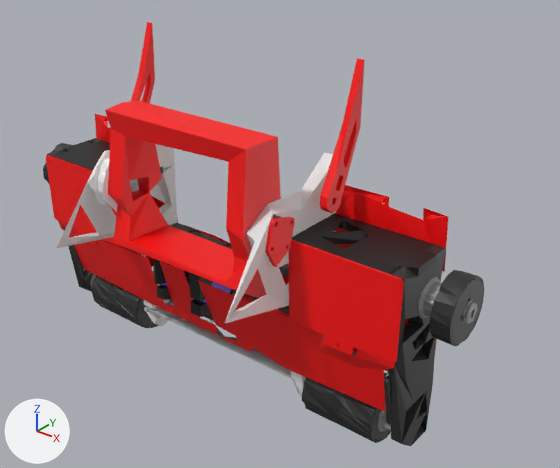
Two versions of the glTF model public/rigs/executioner/rig.lod1.glb, one commit apart.
Rendered twice from a 50 mm lens placed at (0.608, -0.458, 0.451), pointed at (0.257, -0.02, 0.179). Arrows for +X, +Y and +Z are at lower left; the lights stay in place. The picture after the commit comes second. Where no turn or scale is listed for an object, it has been applied to the vertices.

In view in the first picture: 'Central_Top_Plate_1', 'Core_Upright_Rail_Right_1', 'Front_Top_Plate_Left_1', 'Front_Top_Plate_Right_1', 'Front_Wall_Right_1', 'Left_Bottom_Plate_Mirror_1', 'MK3_Cast_Front_Wheels_v6_Mirror_1', 'MK3_Cast_Rear_Wheels_v9_1', 'MK3_Cast_Rear_Wheels_v9_1_1', 'Outer_Wall_Rail_Right_1', 'Revised-asymmetrical_weapon_v1_1', 'Rhino_Fork_v13_v2_2' and 13 more.
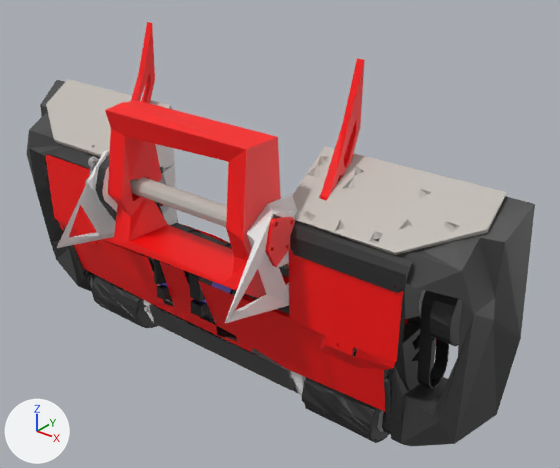
Boxes [x1, y1, x2, y2] around the edits, measured in the pictures (560 x 468 px):
'Component148_1', added
    after: [294, 179, 535, 446]
'Component158_1', added
    after: [292, 146, 507, 255]
'Component159_1', added
    after: [46, 79, 172, 157]
'Component151_1', added (black)
    after: [290, 223, 412, 293]
'Component149_1', added
    after: [26, 80, 100, 286]
'Component145_1', added
    after: [149, 300, 298, 393]
'Component157_1', added
    after: [130, 177, 227, 227]
'Component154_1', added (black)
    after: [417, 291, 449, 389]
'Component153_1', added
    after: [95, 154, 164, 272]
'Component155_1', added (mostly hidden)
    after: [382, 374, 391, 434]
'Component147_1', added (mostly hidden)
    after: [85, 156, 98, 184]
'Front_Wall_Right_1', unchanged, covered by the edit
    before: [292, 213, 437, 276]
'MK3_Cast_Front_Wheels_v6_Mirror_1', unchanged, covered by the edit
    before: [419, 270, 484, 346]
    after: [419, 290, 462, 346]
'Left_Bottom_Plate_Mirror_1', unchanged, covered by the edit
    before: [335, 185, 448, 359]
    after: [405, 319, 436, 359]
'Rear_Central_Frame_Rail_1', unchanged, covered by the edit
    both: [144, 301, 300, 383]

Diff of the bpy script that builds the scene:
```diff
--- a/public/rigs/executioner/rig.lod1.glb.py
+++ b/public/rigs/executioner/rig.lod1.glb.py
@@ ob_component159_1 @@
+ob_component159_1 = bpy.data.objects.new('Component159_1', me_component159_1)  # 66 vertices, 167 faces; spans x -0.0723..0.0723, y -0.0291..0.0291, z -0.0201..0.0201; in mat_c9 (light grey #bfbab3)
+ob_component159_1.location = (0.0479, -0.0276, 0.2352)
@@ ob_component158_1 @@
+ob_component158_1 = bpy.data.objects.new('Component158_1', me_component158_1)  # 76 vertices, 190 faces; spans x -0.0728..0.0728, y -0.0294..0.0294, z -0.0198..0.0198; in mat_c9 (light grey #bfbab3)
+ob_component158_1.location = (0.3588, -0.0277, 0.235)
@@ ob_component157_1 @@
+ob_component157_1 = bpy.data.objects.new('Component157_1', me_component157_1)  # 26 vertices, 48 faces; spans x -0.095..0.095, y -0.008..0.008, z -0.008..0.008; in mat_c9 (light grey #bfbab3)
+ob_component157_1.location = (0.2032, -0.073, 0.2113)
@@ ob_component155_1 @@
+ob_component155_1 = bpy.data.objects.new('Component155_1', me_component155_1)  # 69 vertices, 138 faces; spans x -0.0048..0.0048, y -0.0162..0.0162, z -0.0418..0.0418; in mat_c6 (black #272727)
+ob_component155_1.location = (0.3761, -0.02, 0.0848)
@@ ob_component154_1 @@
+ob_component154_1 = bpy.data.objects.new('Component154_1', me_component154_1)  # 39 vertices, 78 faces; spans x -0.0048..0.0048, y -0.0162..0.0162, z -0.044..0.044; in mat_c6 (black #272727)
+ob_component154_1.location = (0.4002, -0.0198, 0.1416)
@@ ob_component153_1 @@
+ob_component153_1 = bpy.data.objects.new('Component153_1', me_component153_1)  # 25 vertices, 50 faces; spans x -0.0048..0.0048, y -0.0378..0.0378, z -0.0678..0.0678; in mat_c6 (black #272727)
+ob_component153_1.location = (0.1348, -0.0606, 0.1687)
@@ ob_component151_1 @@
+ob_component151_1 = bpy.data.objects.new('Component151_1', me_component151_1)  # 31 vertices, 70 faces; spans x -0.0474..0.0474, y -0.0035..0.0035, z -0.0111..0.0111; in mat_c7 (black #2c2c2c)
+ob_component151_1.location = (0.349, -0.06, 0.2042)
@@ ob_component149_1 @@
+ob_component149_1 = bpy.data.objects.new('Component149_1', me_component149_1)  # 66 vertices, 129 faces; spans x -0.078..0.078, y -0.03..0.03, z -0.105..0.105; in mat_c5 (dark grey #3f3f3f)
+ob_component149_1.location = (0.0298, -0.0303, 0.1467)
@@ ob_component148_1 @@
+ob_component148_1 = bpy.data.objects.new('Component148_1', me_component148_1)  # 63 vertices, 128 faces; spans x -0.078..0.078, y -0.03..0.03, z -0.105..0.105; in mat_c5 (dark grey #3f3f3f)
+ob_component148_1.location = (0.3766, -0.0303, 0.1467)
@@ ob_component147_1 @@
+ob_component147_1 = bpy.data.objects.new('Component147_1', me_component147_1)  # 177 vertices, 366 faces; spans x -0.0032..0.0032, y -0.0157..0.0157, z -0.0157..0.0157; in mat_c2 (grey #a0a0a0)
+ob_component147_1.location = (0.1048, -0.073, 0.2113)
@@ ob_component145_1 @@
+ob_component145_1 = bpy.data.objects.new('Component145_1', me_component145_1)  # 36 vertices, 65 faces; spans x -0.083..0.083, y -0.022..0.022, z -0.016..0.016; in mat_c5 (dark grey #3f3f3f)
+ob_component145_1.location = (0.2032, -0.0233, 0.0574)
```
